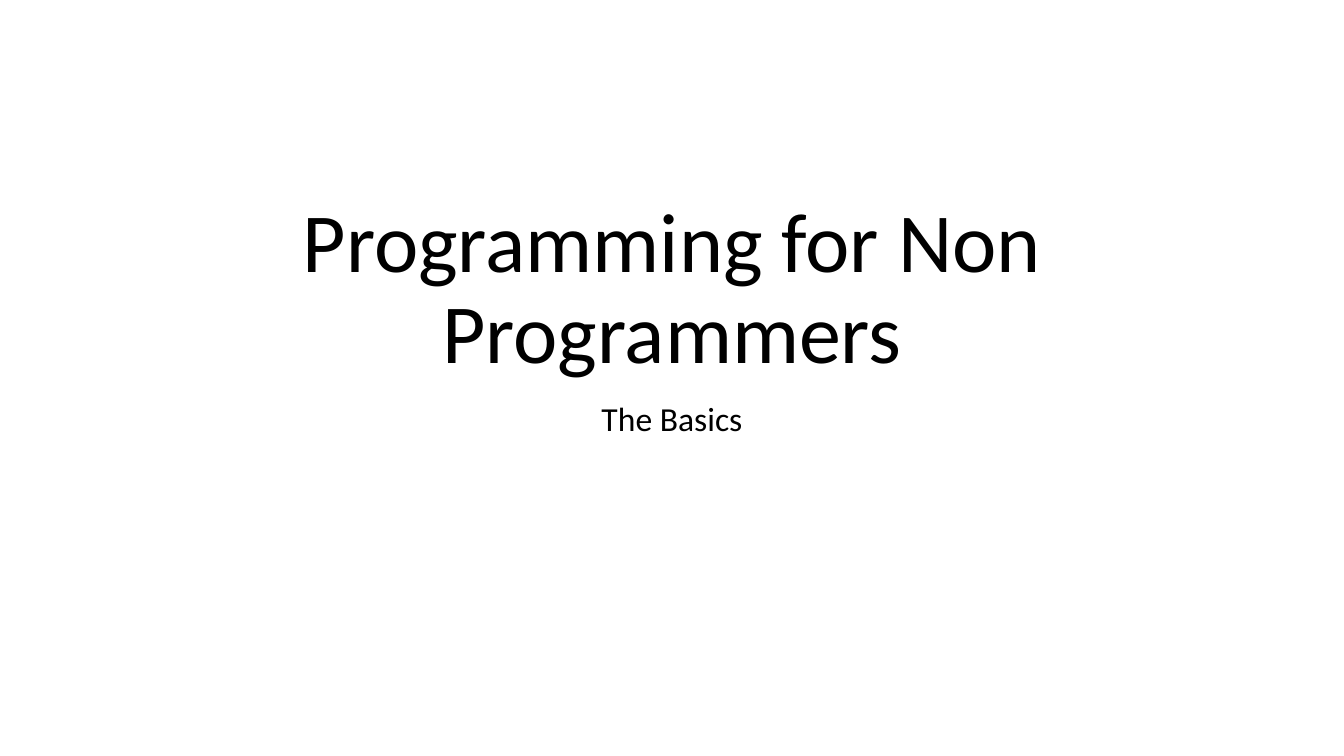
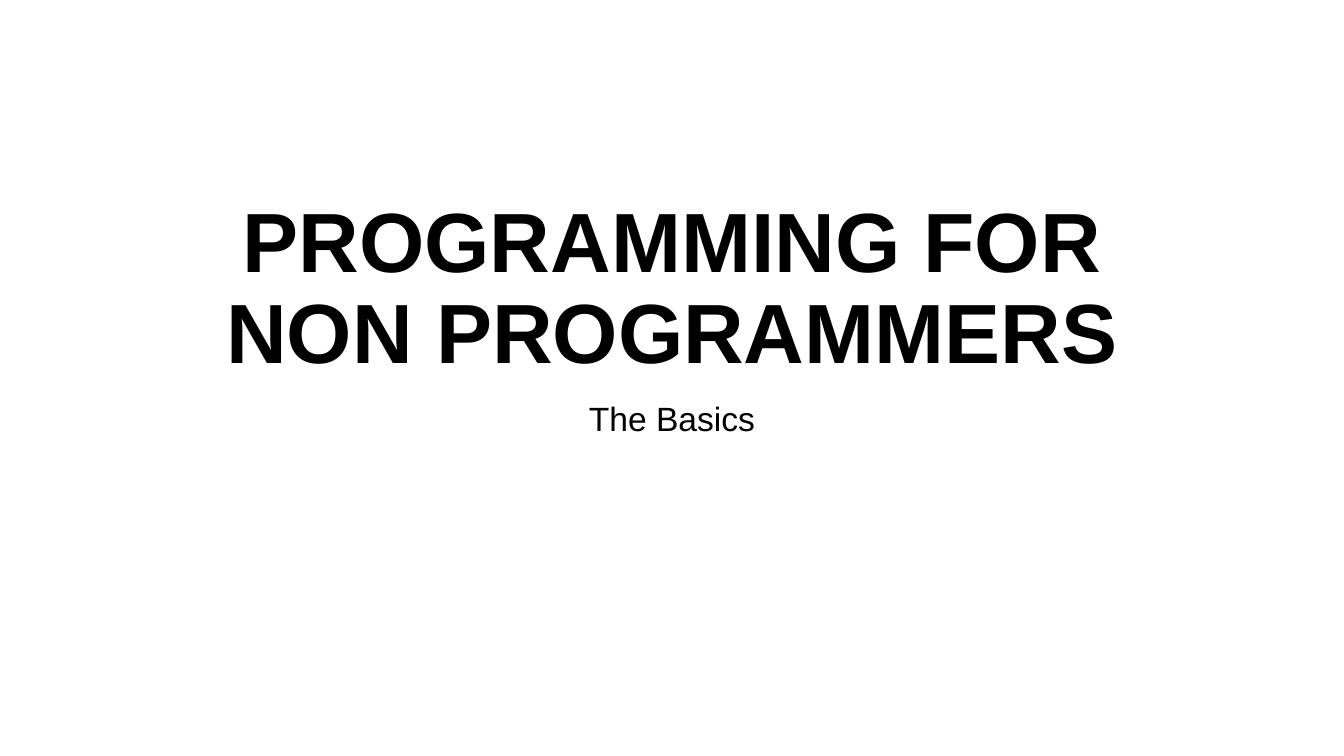
Before and after one commit to lipsitzm/PFNP, a slide deck: slide 1 of PFNP Single Day.pptx. Drawn at 1344x756 pixels with LibreOffice and Linux fonts; fonts in the diff are those of the drawing; background and template pictures are left out. Boxes give left, top, right and bottom in pixels: in the first picture for what was removed or moved away, otherwise in the second. Text is boxed around its words. In the diff, an @@ line names an element or a change of style, - is before the commit and + after.

```diff
--- a/PFNP Single Day.pptx
+++ b/PFNP Single Day.pptx
@@ title "PROGRAMMING FOR NON PROGRAMMERS": place and size @@
-title "PROGRAMMING FOR NON PROGRAMMERS" at bbox=[303, 214, 1041, 378]
+title "PROGRAMMING FOR NON PROGRAMMERS" at bbox=[168, 124, 1177, 387]
@@ title "PROGRAMMING FOR NON PROGRAMMERS" at bbox=[168, 124, 1177, 387]: outline none to #FFFFFF 0.75 pt @@
@@ title at bbox=[226, 213, 1117, 364]: text changed; font Calibri to Arial; bold on @@
-Programming for Non Programmers
+PROGRAMMING FOR NON PROGRAMMERS
@@ subtitle "The Basics" at bbox=[589, 406, 755, 432]: font Calibri to Arial @@
```
Also in this commit, not shown: 112 other slides changed, 11 slides added.
